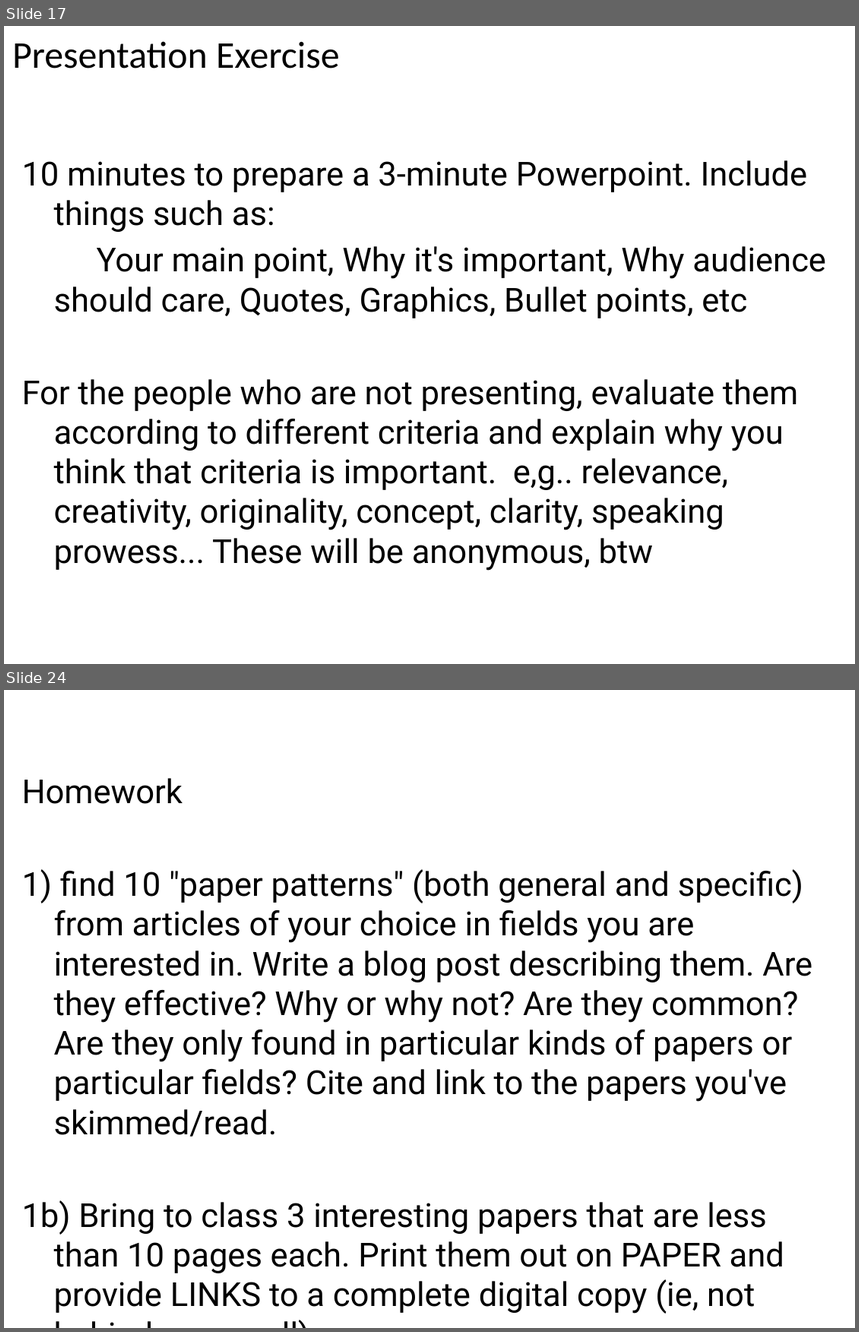
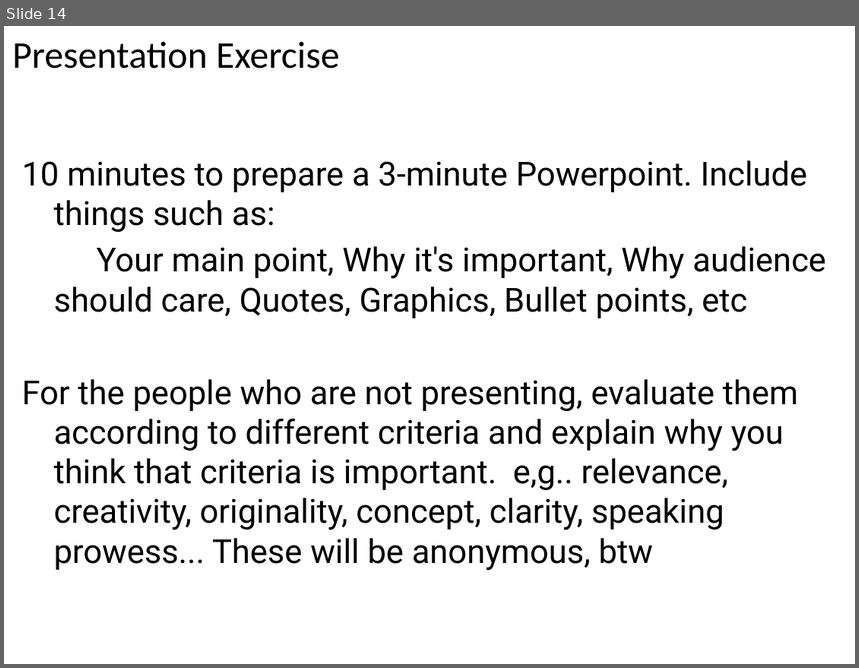
Before and after one commit to angusforbes/mat200c, a slide deck: slides/week2_day2.pptx. Shown one above the other, each under a label of ours: slides 17 and 24 before the commit, slide 14 after it; the slides between them are not shown. The pictures are 859x1332 and 859x668 pixels, drawn with LibreOffice and Linux fonts; fonts in the diff are those of the drawing. Boxes give left, top, right and bottom in pixels: in the first picture for what was removed or moved away, otherwise in the second. Text is boxed around its words. In the diff, an @@ line names an element or a change of style, - is before the commit and + after.

```diff
--- a/slides/week2_day2.pptx
+++ b/slides/week2_day2.pptx
@@ slide 24 removed at (x1=4, y1=690, x2=855, y2=1328), background #FFFFFF @@
@@ text removed at (x1=22, y1=778, x2=813, y2=1314) @@
-Homework
-1) find 10 "paper patterns" (both general and specific) from articles of your choice in fields you are interested in. Write a blog post describing them. Are they effective? Why or why not? Are they common? Are they only found in particular kinds of papers or particular fields? Cite and link to the papers you've skimmed/read.
-1b) Bring to class 3 interesting papers that are less than 10 pages each. Print them out on PAPER and provide LINKS to a complete digital copy (ie, not behind a paywall).
@@ what was slide 17 is now slide 14 @@
```
Also in this commit, not shown: 2 slides changed, 11 other slides removed, 9 other files.
